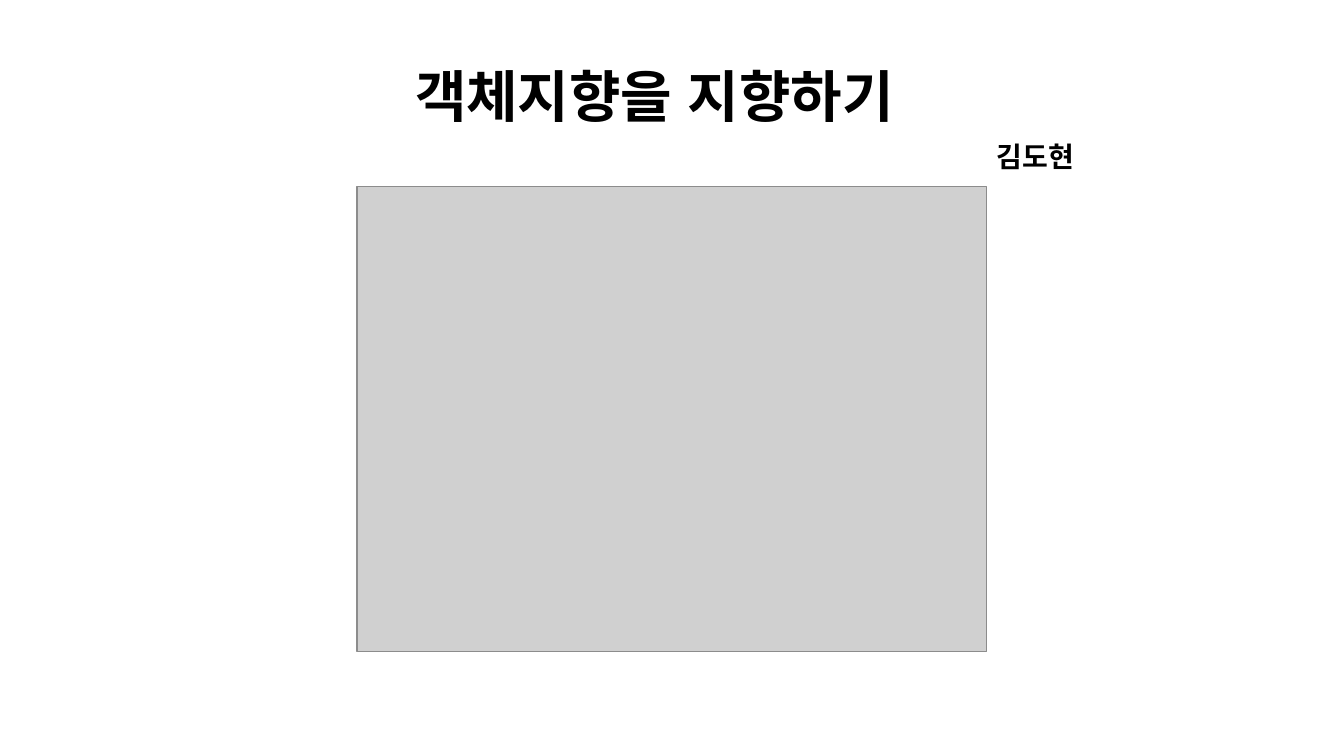
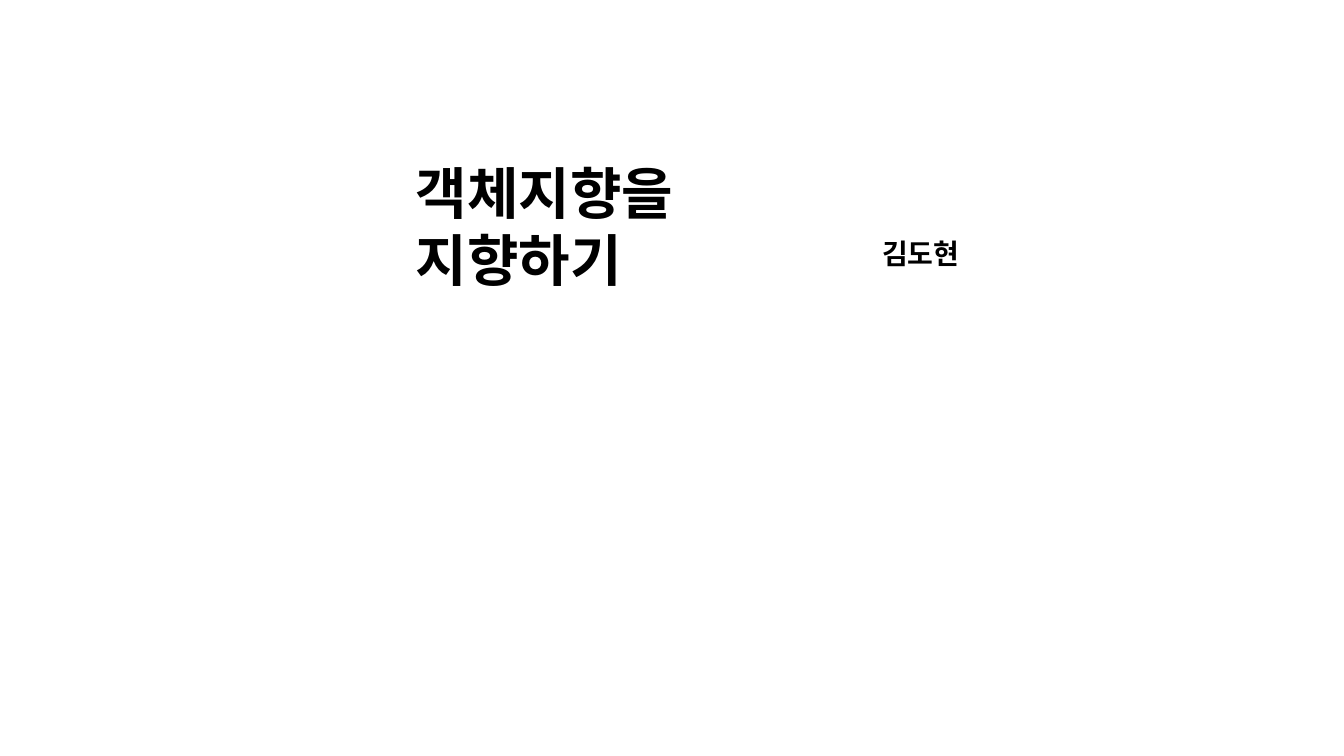
Before and after one commit to K-Diger/RealOOP, a slide deck: slide 1 of RealOOP.pptx. Drawn at 1344x756 pixels with LibreOffice and Linux fonts; fonts in the diff are those of the drawing; grey boxes stand for pictures; background and template pictures are left out. Boxes give left, top, right and bottom in pixels: in the first picture for what was removed or moved away, otherwise in the second. Text is boxed around its words. In the diff, an @@ line names an element or a change of style, - is before the commit and + after.

```diff
--- a/RealOOP.pptx
+++ b/RealOOP.pptx
@@ text "객체지향을 지향하기": place and size @@
-text "객체지향을 지향하기" at (415,69,894,122)
+text "객체지향을 지향하기" at (416,166,673,286)
@@ text "객체지향을 지향하기" at (416,166,673,286): font Arial to Noto Sans CJK KR @@
@@ picture removed at (357,187,987,651) @@
@@ text "김도현": place and size @@
-text "김도현" at (997,143,1074,170)
+text "김도현" at (882,240,959,267)
```
Also in this commit, not shown: 9 other slides changed, 1 slide added.
